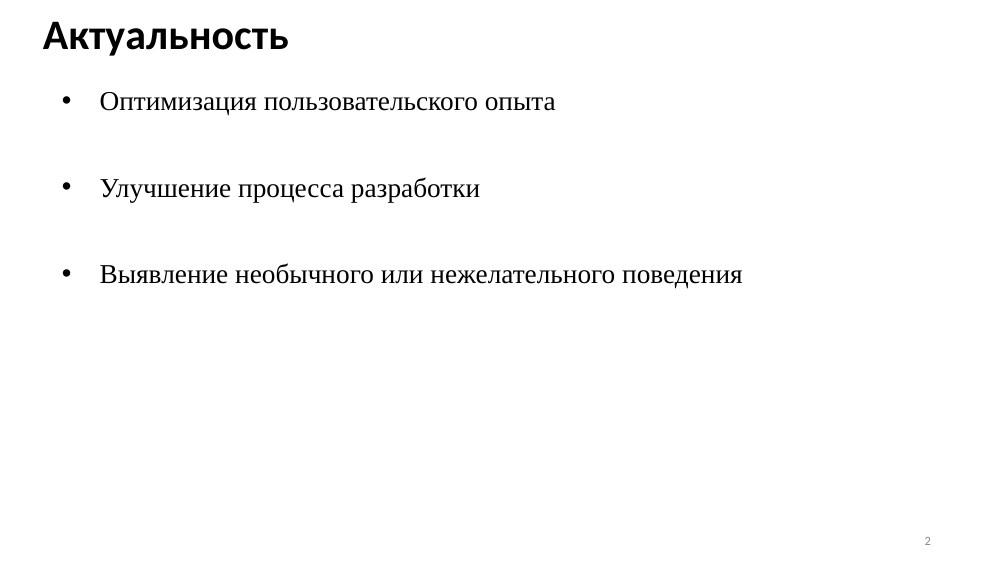
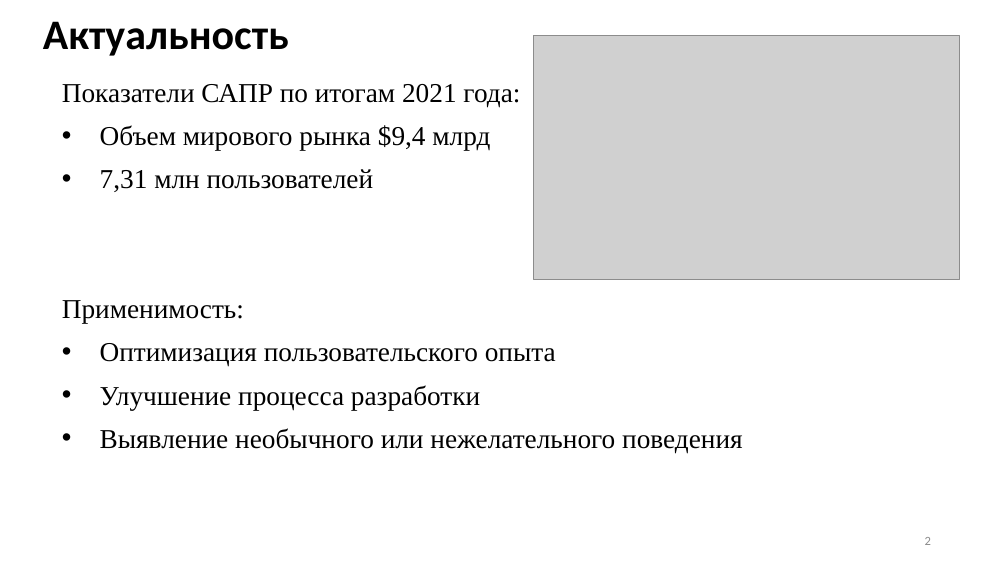
Before and after one commit to Inlucker/8semestr, a slide deck: slide 2 of ВКР/Презентация/ПронинАС_ВКР_презентация.pptx. Drawn at 1008x567 pixels with LibreOffice and Linux fonts; fonts in the diff are those of the drawing; grey boxes stand for pictures. Boxes give left, top, right and bottom in pixels: in the first picture for what was removed or moved away, otherwise in the second. Text is boxed around its words. In the diff, an @@ line names an element or a change of style, - is before the commit and + after.

```diff
--- a/ВКР/Презентация/ПронинАС_ВКР_презентация.pptx
+++ b/ВКР/Презентация/ПронинАС_ВКР_презентация.pptx
@@ picture added at box(533, 36, 960, 279) @@
@@ text "Показатели САПР по итогам 2021 ...": place and size @@
-text "Показатели САПР по итогам 2021 ..." at box(100, 92, 743, 288)
+text "Показатели САПР по итогам 2021 ..." at box(62, 84, 743, 453)
@@ text at box(62, 84, 520, 323): paragraphs added @@
+Показатели САПР по итогам 2021 года:
+• Объем мирового рынка $9,4 млрд
+• 7,31 млн пользователей
+Применимость:
```
Also in this commit, not shown: 3 other slides changed, 4 slides added, 2 slides removed, 2 other files.
